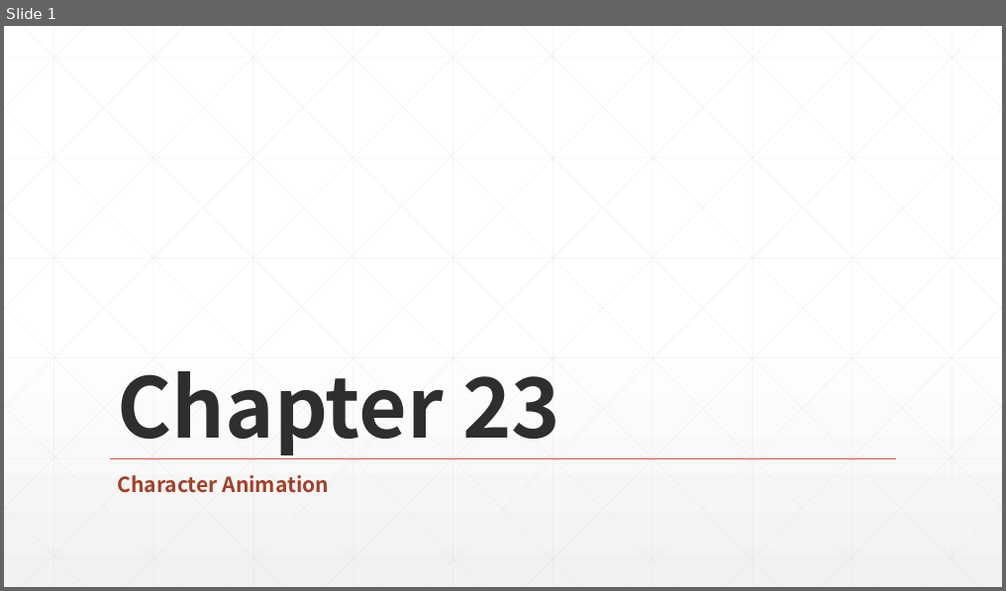
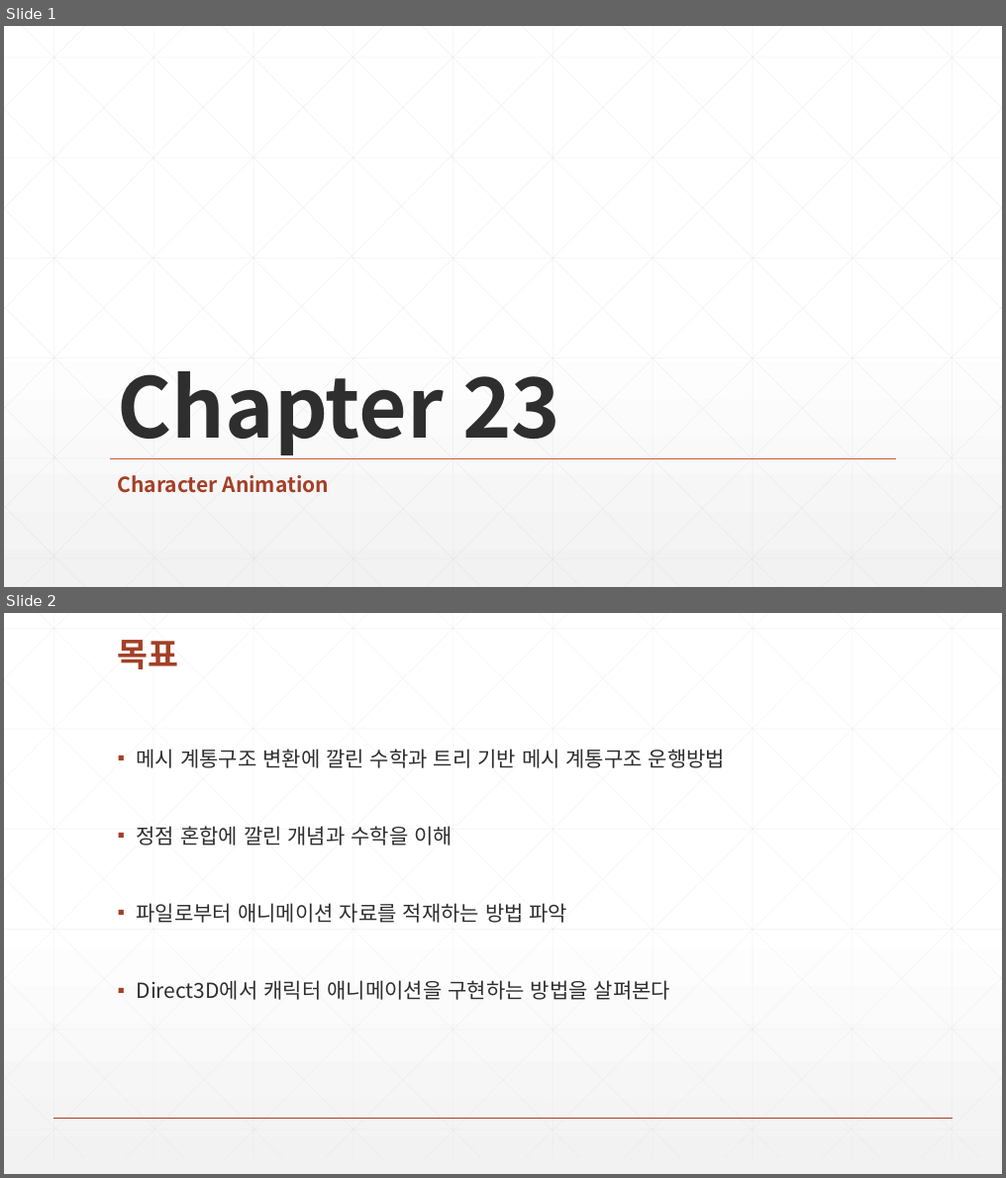
Before and after one commit to earthboom/CodingStudy, a slide deck: Common/Chapter 23 Character Animation.pptx. Shown one above the other, each under a label of ours: slide 1 before the commit, slides 1 and 2 after it. The pictures are 1006x591 and 1006x1178 pixels, drawn with LibreOffice and Linux fonts; fonts in the diff are those of the drawing. Boxes give left, top, right and bottom in pixels: in the first picture for what was removed or moved away, otherwise in the second. Text is boxed around its words. In the diff, an @@ line names an element or a change of style, - is before the commit and + after.

```diff
--- a/Common/Chapter 23 Character Animation.pptx
+++ b/Common/Chapter 23 Character Animation.pptx
@@ slide 2 added at bbox=[4, 613, 1002, 1174], background gradient #FFFFFF to #F2F2F2 @@
@@ title added at bbox=[118, 640, 179, 669], 32 pt, text #A43F27, bold @@
+목표
@@ text added at bbox=[137, 749, 725, 1000], 20 pt, text #2D2E2D @@
+▪ 메시 계통구조 변환에 깔린 수학과 트리 기반 메시 계통구조 운행방법
+▪ 정점 혼합에 깔린 개념과 수학을 이해
+▪ 파일로부터 애니메이션 자료를 적재하는 방법 파악
+▪ Direct3D에서 캐릭터 애니메이션을 구현하는 방법을 살펴본다
@@ group added at bbox=[4, 613, 1002, 1158]: 46 lines @@
@@ line added from (54, 1118) to (952, 1118), #A43F27 1 pt @@
```
Also in this commit, not shown: 9 other slides added, 7 slides removed.
